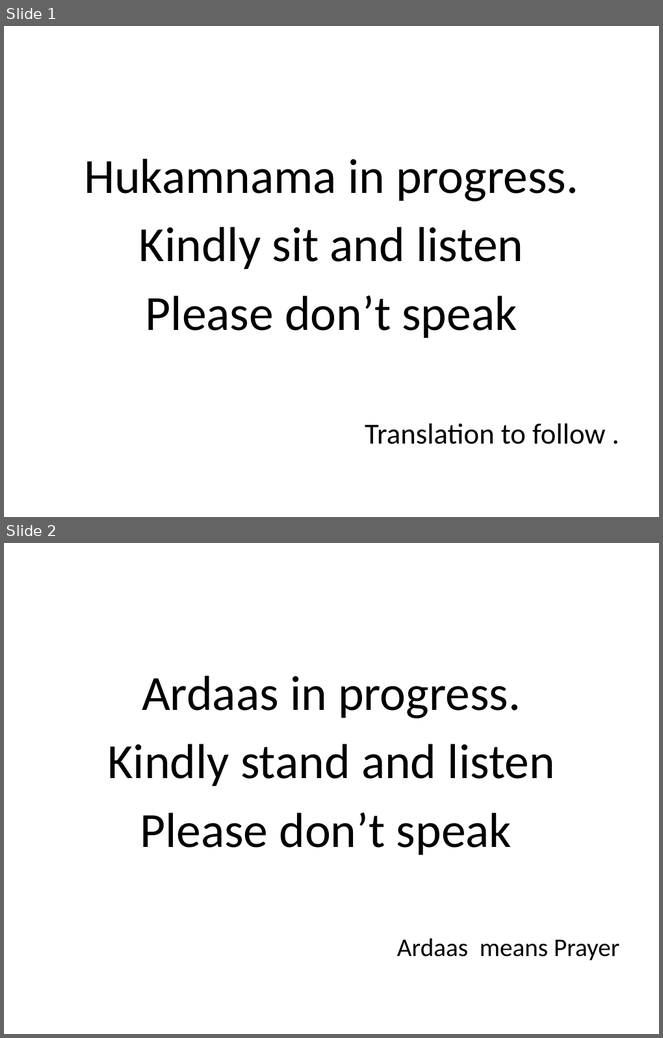
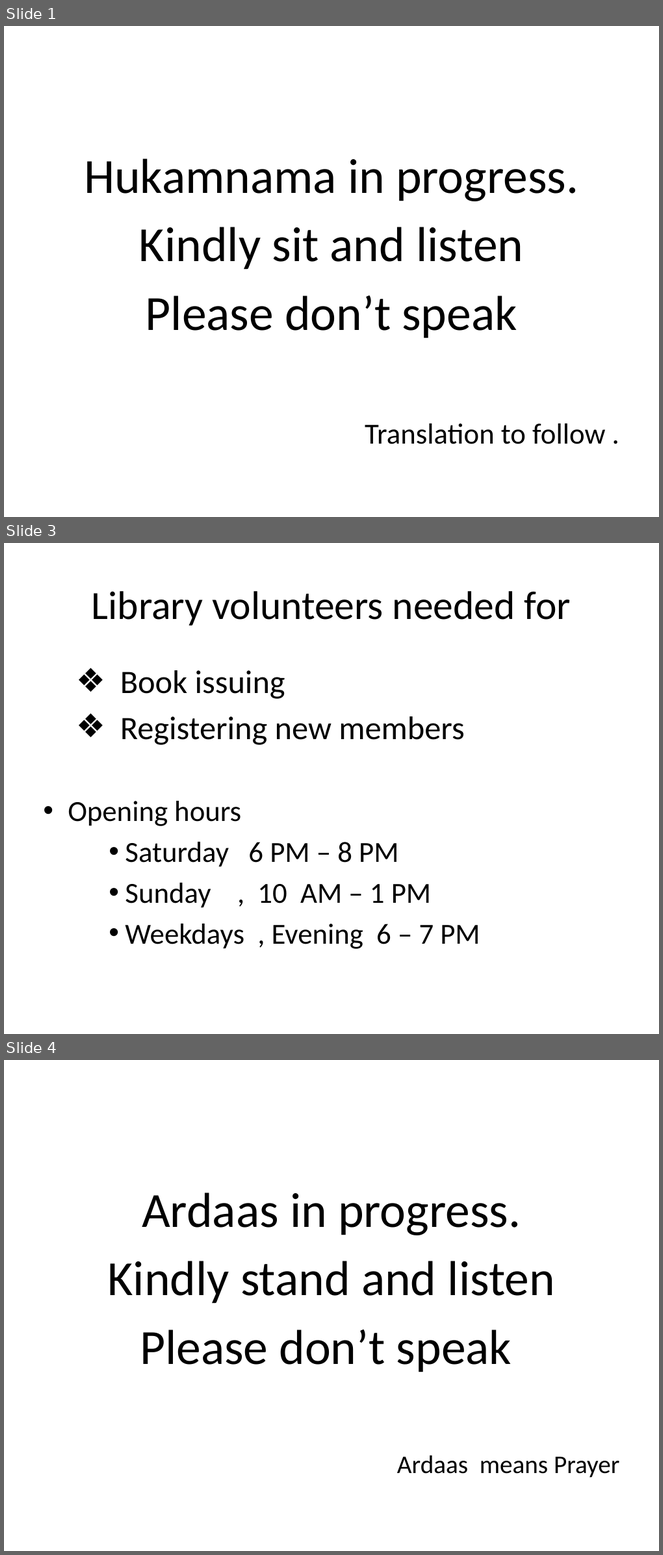
Before and after one commit to jagatsingh/sikhism, a slide deck: software/util/Standard_Templates.pptx. Shown one above the other, each under a label of ours: slides 1 and 2 before the commit, slides 1, 3 and 4 after it; the slides between them are not shown. The pictures are 663x1038 and 663x1555 pixels, drawn with LibreOffice and Linux fonts; fonts in the diff are those of the drawing. Boxes give left, top, right and bottom in pixels: in the first picture for what was removed or moved away, otherwise in the second. Text is boxed around its words. In the diff, an @@ line names an element or a change of style, - is before the commit and + after.

```diff
--- a/software/util/Standard_Templates.pptx
+++ b/software/util/Standard_Templates.pptx
@@ slide 3 added at box(4, 543, 659, 1034), background #FFFFFF @@
@@ title added at box(92, 591, 571, 626), 44 pt, text #000000 @@
+Library volunteers needed for
@@ text added at box(68, 670, 480, 949), 32 pt, text #000000 @@
+  ❖ Book issuing
+  ❖ Registering new members
+• Opening hours
+    • Saturday 6 PM – 8 PM
+    • Sunday , 10 AM – 1 PM
+    • Weekdays , Evening 6 – 7 PM
@@ what was slide 2 is now slide 4 @@
```
Also in this commit, not shown: 1 other slide added, 2 other files.
